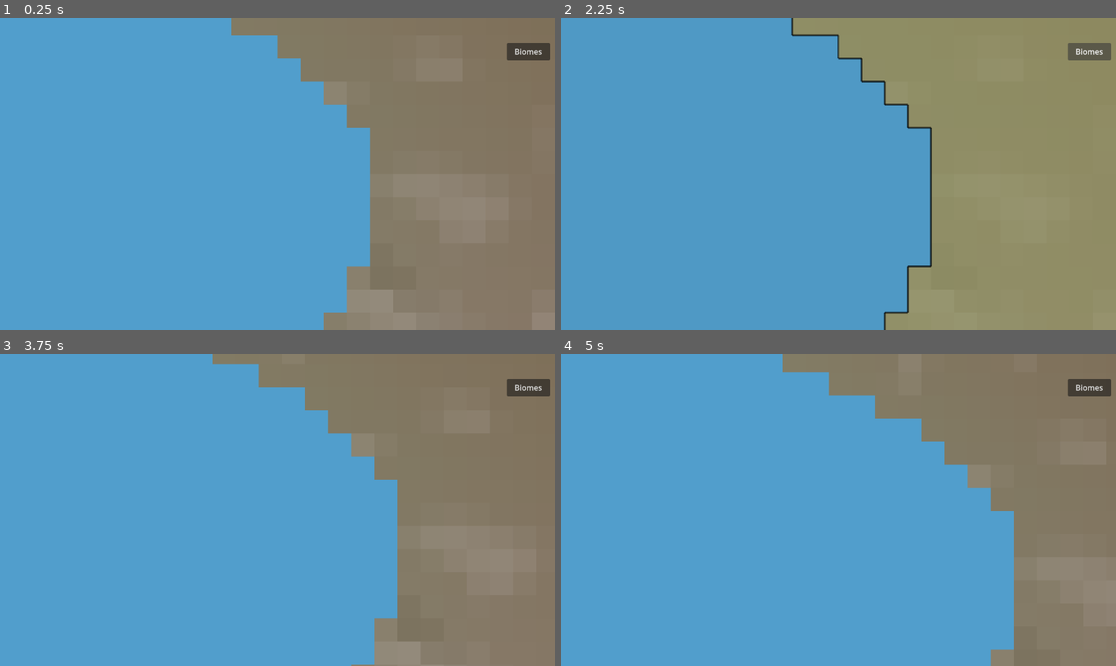
Above: before the commit, frames 1-4 (two rows, left to right).
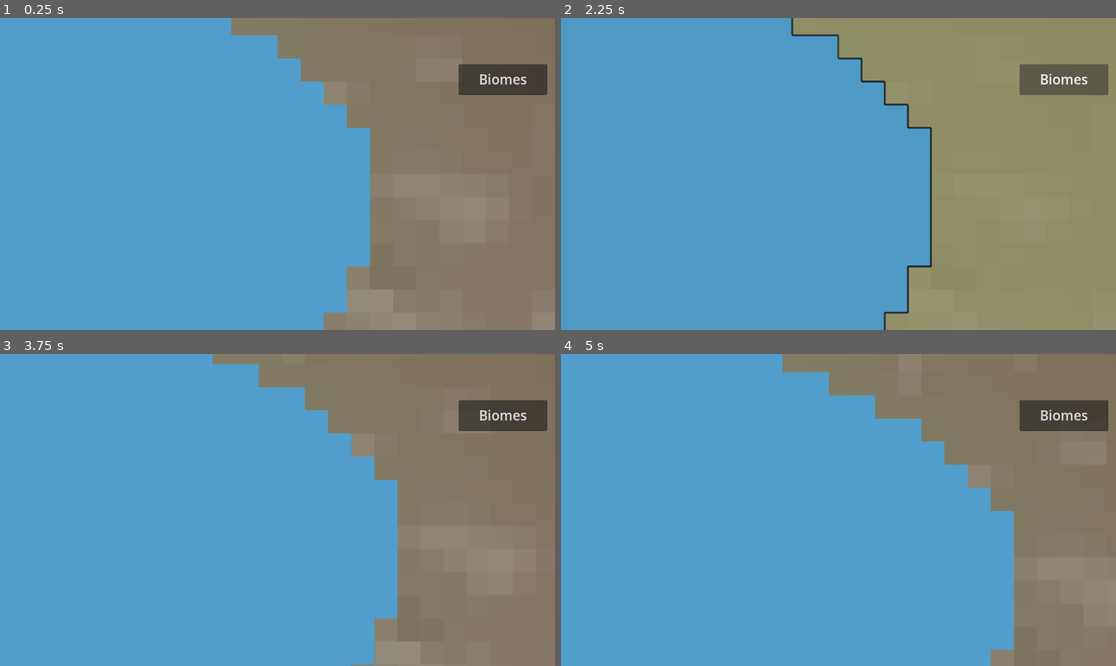
Above: after the commit, the same moments.

Repository: joahreason/explore
Game: Godot game, scene res://world.tscn
Same seed, same stepped clock (60 frames per second), same inputs: the game is played once before the commit and once after it.
Inputs (mouse positions are in pixels of both pictures, inside the frame that each line leads up to):
- Up to frame 1 (0.25 s): no input
- Up to frame 2 (2.25 s): click "Biomes" at 0.5 s; click "Biomes" at 1.25 s; click "Biomes" at 2 s
- Up to frame 3 (3.75 s): tap Enter at 2.75 s; move the mouse to (399, 494) at 2.77 s; tap B at 2.85 s; click (399, 494) at 2.92 s; tap Space at 3.5 s; drag from (166, 525) to (249, 572) at 3.52 s
- Up to frame 4 (5 s): tap Enter at 4.25 s; move the mouse to (894, 441) at 4.27 s; tap B at 4.35 s; click (894, 441) at 4.42 s

The runs differ from the first frame. In frame 1, 2.0% of the frame differs, in the area x 82-100%, y 8-25%; in frame 2, 2.0%; in frame 3, 2.0%; in frame 4, 2.0%.

Commit message:
Scale up Reload/Biomes buttons for easier touch targets
64x64 -> 184x64 with 28pt font, up from the original ~90x36 default
size.

Co-Authored-By: Claude Sonnet 5 <noreply@anthropic.com>
Claude-Session: https://claude.ai/code/session_01FGRKBehJuHB2bSj53HPTpB

Diff:
--- a/world.tscn
+++ b/world.tscn
@@ -25,19 +25,21 @@
 [node name="ReloadButton" type="Button" parent="UI"]
 anchor_left = 1.0
 anchor_right = 1.0
-offset_left = -100.0
-offset_top = 10.0
-offset_right = -10.0
-offset_bottom = 46.0
+offset_left = -200.0
+offset_top = 16.0
+offset_right = -16.0
+offset_bottom = 80.0
+theme_override_font_sizes/font_size = 28
 text = "Reload"
 script = ExtResource("3")
 
 [node name="BiomeButton" type="Button" parent="UI"]
 anchor_left = 1.0
 anchor_right = 1.0
-offset_left = -100.0
-offset_top = 52.0
-offset_right = -10.0
-offset_bottom = 88.0
+offset_left = -200.0
+offset_top = 96.0
+offset_right = -16.0
+offset_bottom = 160.0
+theme_override_font_sizes/font_size = 28
 text = "Biomes"
 script = ExtResource("4")
